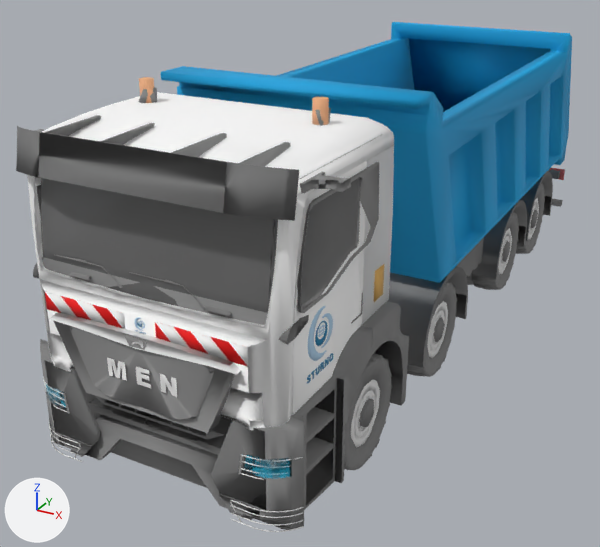
The glTF model assets/models/camion-8x4-mantgs26.glb: old version first, new version second.
Both versions are drawn from a 50 mm lens placed at (3.6, -8.38, 4.5), pointed at (-0.58, -0.78, 0.7). The axes (+X, +Y, +Z) are drawn at lower left. The lights are the same throughout. The first picture is the older version. Vertices at exactly the same position are counted once.
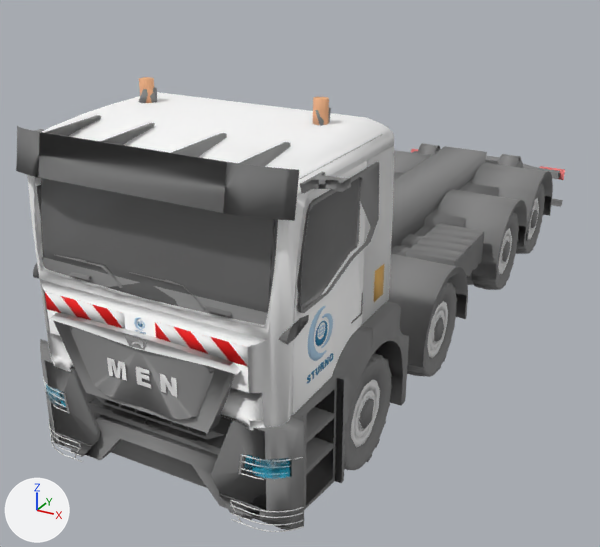
What the commit changed:
me_mesh_0 is used by ob_mesh_0; location (0.0, 0.0, 0.0).
me_mesh_0 had 18991 vertices, 36775 faces and spanned x -1.37..1.37, y -4.3..4.3, z 0.0..3.24.
me_mesh_0 now has 18799 vertices, 36404 faces and spans x -1.37..1.37, y -4.3..4.3, z 0.0..3.24.
me_mesh_0 part 1: the loose piece of 121 vertices spanning x -1.23..1.27, y -2.25..3.98, z 1.11..3.14 is deleted.
me_mesh_0 part 2: the loose piece of 46 vertices spanning x -1.06..1.05, y 3.2..4.05, z 1.28..2.99 is deleted.
me_mesh_0 part 3: 182 vertices moved from x -1.25..1.25, y -4.26..-2.62, z 0.3..3.24 to x -1.25..1.25, y -4.26..-2.63, z 0.3..3.24; 356 vertices removed from x -1.25..1.22, y -4.26..-2.59, z 0.29..3.24; 365 vertices added at x -1.25..1.25, y -4.26..-2.48, z 0.0..3.24.
Other edits to the shape of me_mesh_0 do not show in these pictures.
me_mesh_0 no longer uses material mat_m9 (cyan #00a2dd).

Changed parts and their boxes [x1, y1, x2, y2] in the pictures (600 x 547 px; the box of a moved part takes in the faces that stretch with it):
'Mesh_0', reshaped (11% shorter)
    before: [16, 22, 572, 532]
    after: [16, 77, 565, 532]
part 1 of me_mesh_0, deleted
    before: [161, 22, 572, 283]
part 2 of me_mesh_0, deleted
    before: [409, 39, 550, 112]
part 3 of me_mesh_0, moved or reshaped
    before: [50, 98, 374, 532]
    after: [49, 95, 375, 532]
